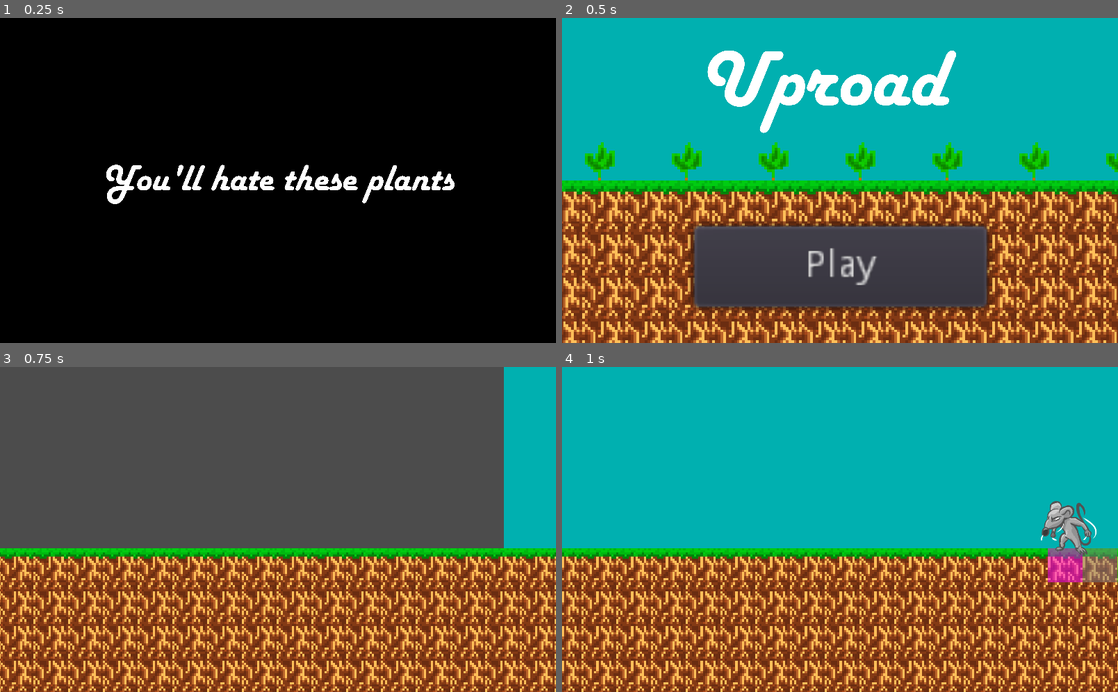
Above: before the commit, frames 1-4 (two rows, left to right).
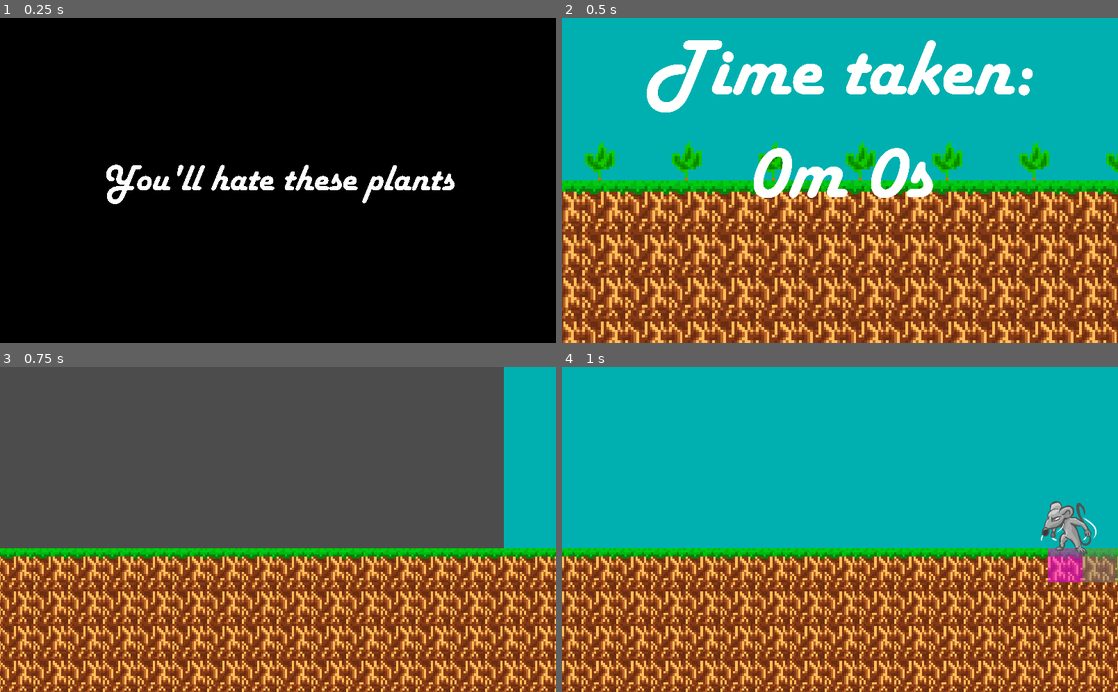
Above: after the commit, the same moments.

Repository: EndersteveGamer/GGJ-2023
Game: Godot game, scene res://Scene/Intro/Intro.tscn
The game is run twice, just before and just after one commit, with the same random seed, the same clock (stepped at 60 frames per second) and the same inputs.
Inputs:
- Up to frame 1 (0.25 s): no input
- Up to frame 2 (0.5 s): no input
- Up to frame 3 (0.75 s): click "Play" at 0.5 s
- Up to frame 4 (1 s): no input

Frame 1 is identical in both runs. In frame 2, 22% of the frame differs, in the area x 15-85%, y 6-91%; in frame 3, nothing differs; in frame 4, nothing differs.

Commit message:
Progress

Diff:
--- a/The Other Godot Project/project.godot
+++ b/The Other Godot Project/project.godot
@@ -16,8 +16,8 @@
 
 [autoload]
 
+GlobalVars="*res://Scene/GlobalVars.tscn"
 EndScreen="*res://Scene/End Screen.tscn"
-GlobalVars="*res://Scene/GlobalVars.tscn"
 
 [display]
 
